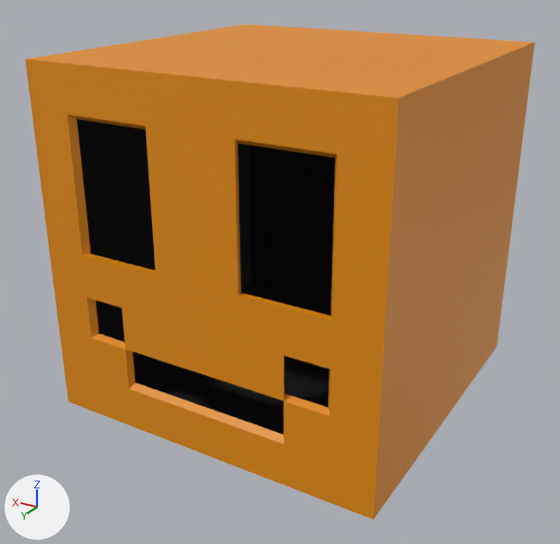
What one commit did to the glTF model assets/meshes/smiley_box/scene.gltf.
Rendered twice from a camera (50 mm lens) standing at (-2.21, 3.9, 1.61) and looking at (0.03, 0.15, -0.26). Every picture has the same lights, and +X, +Y and +Z are marked at lower left. Where no turn or scale is listed for an object, it has been applied to the vertices.
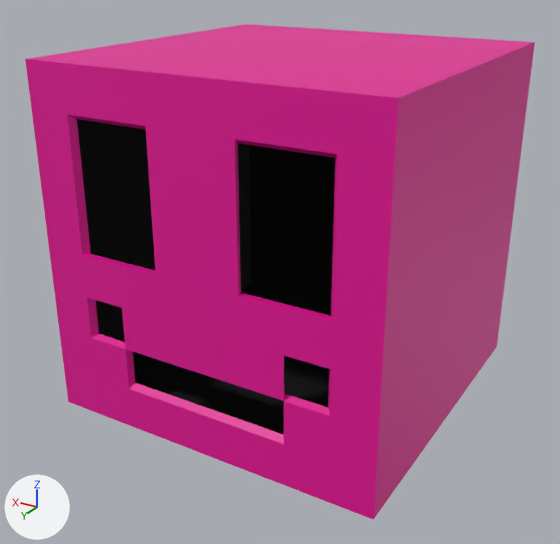
What changed in the scene script:
```text
Change mat_material_001:
    mat_material_001.base_color: (0.8, 0.273, 0.0) -> (0.8, 0.0, 0.309)  # orange #e78f00 -> pink #e70097
```

Boxes (x1, y1, x2, y2) around the edits, measured in the pictures (560 x 544 px):
'Cube', recoloured (orange to pink): (25, 24, 535, 520) in both
